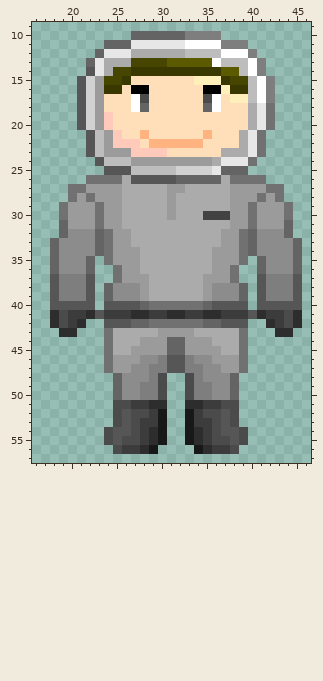
A pixel-art sprite gets an edit: graphics/character/up/0.png. Above is the file before it was changed.
The file is 64x64 pixels. Colours within 5 levels of each other are drawn and written as one. Shown: x 16..46, y 9..57.
After:
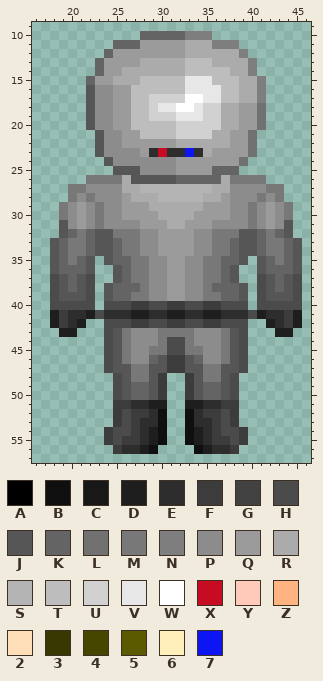
Palette (. is transparent): A #000000  B #0f0f0f  C #181818  D #1e1e1e  E #2d2d2d  F #3c3c3c  G #424242  H #4b4b4b  J #565656  K #646464  L #717171  M #787878  N #7e7e7e  P #8c8c8c  Q #9b9b9b  R #ababab  S #b4b4b4  T #bdbdbd  U #d1d1d1  V #e7e7e7  W #ffffff  X #c60b22  Y #ffcaba  Z #ffb380  2 #ffdfba  3 #383800  4 #474600  5 #5c5a00  6 #ffefba  7 #0d15f2
Message: design aktualisiert
The exact change:
Changed rows in their new state; - is an unchanged pixel.
first column x 18:
10 ---------.--------.---------
11 ------.--KQQQQQRRRN--.------
12 -----.KQQQQQQQQRRRRRRN.-----
13 ----.KQQQQRRRRRTTTRRRRN.----
14 ----.KQQRRRRRRRTTTTTRRN.----
15 ---.K-QRRRTTTTTVVVTTTRRN.---
16 ---.JPPQQTTTTTTVVVVTTRRN.---
17 ---.JPPQQTTUUUUWWVVTTRRN.---
18 ---.JPPQQTTUVVWWVUURRQQL.---
19 ---.JPPQQTTUUUVVVUURRQQL.---
20 ---.JPPQQTTTTTUUUUURRQQL.---
21 ----.JPPQQTTTTUUUURRQQL.----
22 ----.JPPQQQQQQRRRRRRQQL.----
23 ----.JPPPPQEXEE7ERQQQQL.----
24 -----.JPPPPPPP----QQQL.-----
25 ------.--JPPPPQQQQK--.------
26 ----MMMM------------MMMM----
27 --MMPPPP--SSSSSSSS--PPPPMM--
28 --MPMPPPQ---SSSSS--QPPPMPM--
29 -MP-PMPPQQQ--R---QQQPPMP-PM-
30 -MP-PMPPQQQQ-R--QQQQPPMP-PM-
31 -JP-PMPPPPQQQ--QQQPPPPMP-PJ-
32 -JKMKJJMMMPPQQQQPPMMMJJKMKJ-
33 JKMMKJJKMMPPQQQQPPMMKJJKMMKJ
34 JKMMKJJKMMPPQQQQPPMMKJJKMMKJ
35 JKMKJ-JKKMMPPQQPPMMKKJ-JKMKJ
36 JKKKJ--JKMMPPQQPPMMKJ--JKKKJ
37 HJKJH--JKMMPPQQPPMMKJ--HJKJH
38 HJKJH-JKKKMPPQQPPMKKKJ-HJKJH
39 HJJJH-JKKMMPPQQPPMMKKJ-HJJJH
40 HHHHH-HHHFFHHFFHHFFHHH-HHHHH
41 DFEEDHEEEDDEEDDEEDDEEEHDEEFD
42 DFED--HHHFFHHFFHHFFHHH--DEFD
43 -DD---HJMPPPMMMMPPPMJH---DD-
44 ------HJMPPPMHHMPPPMJH------
45 ------HJMPPMMHHMMPPMJH------
46 ------HJMP-KJFFJK-PMJH------
47 ------HJJMMJJFFJJMMJJH------
48 -------HJMMJF--FJMMJH-------
49 -------HJKKJF--FJKKJH-------
50 -------HJKKJF--FJKKJH-------
51 -------FFEEDD--DDEEFF-------
52 -------FHFFEB--BEFFHF-------
53 -------FHFEEB--BEEFHF-------
54 ------FHHFEDB--BDEFHHF------
55 ------FHFFEDB--BDEFFHF------
56 -------FEEDB----BDEEF-------
Pixel boxes of the changes (left, top, right, bottom) in both pictures:
changed: (50, 31, 302, 454)
